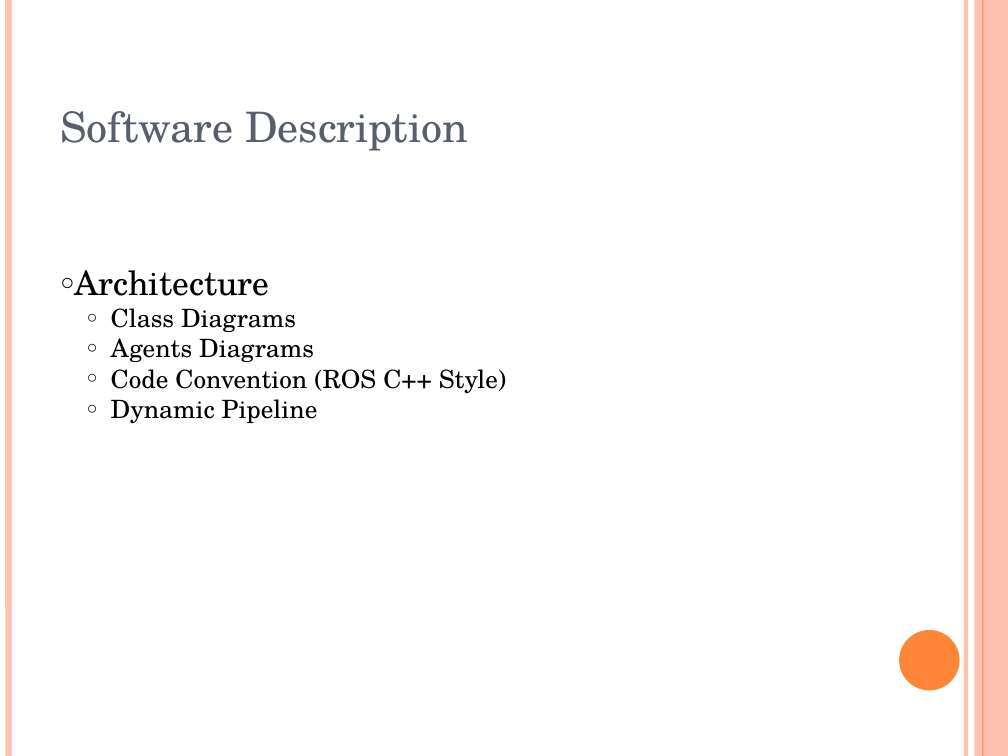
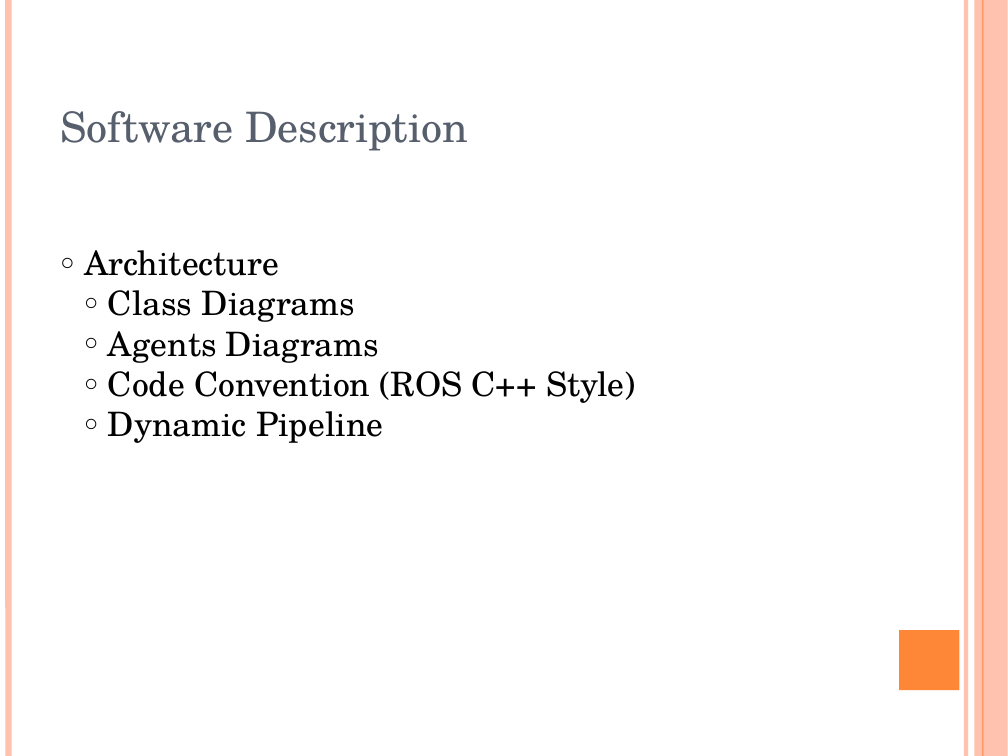
Before and after one commit to oscar-lima/sdp_ws2013_pcl, a slide deck: slide 4 of doc/apcl_presentation.pptx. Drawn at 1008x756 pixels with LibreOffice and Linux fonts; fonts in the diff are those of the drawing. Boxes give left, top, right and bottom in pixels: in the first picture for what was removed or moved away, otherwise in the second. Text is boxed around its words. In the diff, an @@ line names an element or a change of style, - is before the commit and + after.

Commit message:
updated agent diagram and presentaion

```diff
--- a/doc/apcl_presentation.pptx
+++ b/doc/apcl_presentation.pptx
@@ text at <box>108,290,636,443</box>: size 18 to 24 pt in "Class Diagrams", "Agents Diagrams", "Code Convention (ROS C++ Style)", "Dynamic Pipeline"; indent changed @@
@@ rectangle at <box>899,630,960,690</box>: ellipse to rectangle @@
```
Also in this commit, not shown: 9 other slides changed, 2 other files.
